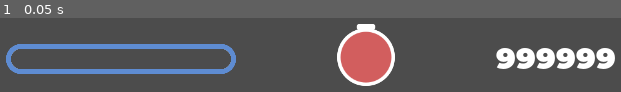
Above: before the commit, frame 1.
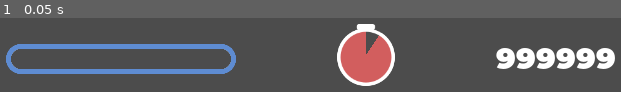
Above: after the commit, the same moment.

Repository: williamd1k0/untitled-glue-game
Game: Godot game, scene res://game/interface/Interface.tscn
The game is run twice, just before and just after one commit, with the same random seed, the same clock (stepped at 60 frames per second) and the same inputs. The project has no main scene, so this scene is started directly.
Inputs:
- Up to frame 1 (0.05 s): no input

The runs differ from the first frame. In frame 1, 0.4% of the frame differs, in the area x 58-62%, y 8-49%.

Commit message:
Add Game scene

Diff:
--- /dev/null
+++ b/game/Game.gd
@@ -0,0 +1,22 @@
+extends Node
+
+
+onready var interface = $InterfaceLayer/Interface
+var score = 0 setget set_score
+
+func _ready():
+	set_score(0)
+
+
+func set_score(value):
+	score = value
+	interface.set_score_text(score)
+
+
+func _on_Puzzle_piece_fit(piece_position, fit_score):
+	set_score(fit_score)
+	interface.create_pop_label(piece_position, fit_score)
+
+
+func _on_Time_finished():
+	get_tree().quit()
--- /dev/null
+++ b/game/Game.tscn
@@ -0,0 +1,104 @@
+[gd_scene load_steps=24 format=2]
+
+[ext_resource path="res://game/gameplay/Time.tres" type="Resource" id=1]
+[ext_resource path="res://devel/GameTime.gd" type="Script" id=2]
+[ext_resource path="res://game/gameplay/glue/GlueCharge.tres" type="Resource" id=3]
+[ext_resource path="res://game/interface/PopLabel.tscn" type="PackedScene" id=4]
+[ext_resource path="res://game/interface/Interface.gd" type="Script" id=5]
+[ext_resource path="res://game/interface/Interface.tscn" type="PackedScene" id=6]
+[ext_resource path="res://game/gameplay/grab-items/GrabItem.gd" type="Script" id=7]
+[ext_resource path="res://game/gameplay/glue/Glue.gd" type="Script" id=8]
+[ext_resource path="res://game/gameplay/GlueRecharge.gd" type="Script" id=9]
+[ext_resource path="res://game/gameplay/glue/GlueSpawner.gd" type="Script" id=10]
+[ext_resource path="res://game/gameplay/Puzzle.gd" type="Script" id=11]
+[ext_resource path="res://assets/textures/background.png" type="Texture" id=12]
+[ext_resource path="res://game/gameplay/glue/Glue.tscn" type="PackedScene" id=13]
+[ext_resource path="res://game/gameplay/GlueRecharge.tscn" type="PackedScene" id=14]
+[ext_resource path="res://game/puzzles/plate-1/Plate1Puzzle.tscn" type="PackedScene" id=15]
+[ext_resource path="res://game/gameplay/grab-items/Godot.tscn" type="PackedScene" id=16]
+[ext_resource path="res://game/gameplay/glue/GlueSpawner.tscn" type="PackedScene" id=17]
+[ext_resource path="res://game/gameplay/Hands.tscn" type="PackedScene" id=18]
+[ext_resource path="res://game/areas/Background.tscn" type="PackedScene" id=19]
+[ext_resource path="res://game/Game.gd" type="Script" id=20]
+
+[sub_resource type="PhysicsMaterial" id=1]
+bounce = 1.0
+
+[sub_resource type="PhysicsMaterial" id=2]
+bounce = 0.05
+
+[sub_resource type="PhysicsMaterial" id=3]
+bounce = 0.7
+
+[node name="Game" type="Node"]
+script = ExtResource( 20 )
+
+[node name="Time" type="Node" parent="."]
+script = ExtResource( 2 )
+time = ExtResource( 1 )
+
+[node name="GlueRecharger" type="Node" parent="." instance=ExtResource( 14 )]
+script = ExtResource( 9 )
+glue_charge = ExtResource( 3 )
+
+[node name="LevelLayer" type="CanvasLayer" parent="."]
+
+[node name="Level" type="Node2D" parent="LevelLayer"]
+
+[node name="Background" type="Sprite" parent="LevelLayer/Level" instance=ExtResource( 19 )]
+texture = ExtResource( 12 )
+centered = false
+
+[node name="Godot" type="RigidBody2D" parent="LevelLayer/Level" instance=ExtResource( 16 )]
+physics_material_override = SubResource( 1 )
+can_sleep = false
+script = ExtResource( 7 )
+
+[node name="Glue" type="RigidBody2D" parent="LevelLayer/Level" instance=ExtResource( 13 )]
+position = Vector2( 1115.66, -159.002 )
+physics_material_override = SubResource( 2 )
+can_sleep = false
+script = ExtResource( 8 )
+charge = ExtResource( 3 )
+
+[node name="Hands" type="Node2D" parent="LevelLayer/Level" instance=ExtResource( 18 )]
+z_index = 1
+
+[node name="Boundaries" type="StaticBody2D" parent="LevelLayer/Level"]
+physics_material_override = SubResource( 3 )
+__meta__ = {
+"_edit_lock_": true
+}
+
+[node name="CollisionPolygon2D" type="CollisionPolygon2D" parent="LevelLayer/Level/Boundaries"]
+polygon = PoolVector2Array( 0, 0, 0, 656, 1280, 656, 1280, 0, 1344, 0, 1344, 704, -64, 712, -64, 0 )
+
+[node name="Puzzle" type="Node2D" parent="LevelLayer/Level" instance=ExtResource( 15 )]
+script = ExtResource( 11 )
+__meta__ = {
+"_edit_horizontal_guides_": [ 609.725 ]
+}
+
+[node name="GlueSpawner" type="Position2D" parent="LevelLayer/Level" instance=ExtResource( 17 )]
+position = Vector2( 896, -64 )
+script = ExtResource( 10 )
+container_path = NodePath("..")
+glue_scene = ExtResource( 13 )
+glue_charge = ExtResource( 3 )
+
+[node name="InterfaceLayer" type="CanvasLayer" parent="."]
+layer = 2
+
+[node name="Interface" type="Control" parent="InterfaceLayer" instance=ExtResource( 6 )]
+anchor_right = 1.0
+anchor_bottom = 1.0
+mouse_filter = 2
+script = ExtResource( 5 )
+__meta__ = {
+"_edit_use_anchors_": false
+}
+glue_charge = ExtResource( 3 )
+time = ExtResource( 1 )
+pop_label_scene = ExtResource( 4 )
+[connection signal="finished" from="Time" to="." method="_on_Time_finished"]
+[connection signal="piece_fit" from="LevelLayer/Level/Puzzle" to="." method="_on_Puzzle_piece_fit"]
--- a/game/gameplay/Time.tres
+++ b/game/gameplay/Time.tres
@@ -4,4 +4,4 @@
 
 [resource]
 script = ExtResource( 1 )
-max_time = 10.0
+max_time = 90.0
--- a/game/interface/Interface.gd
+++ b/game/interface/Interface.gd
@@ -6,6 +6,7 @@
 
 onready var glue_bar = $GlueAmountBar
 onready var clock = $TimeProgressBar
+onready var score_label = $Label
 
 func _ready():
 	glue_bar.max_value = glue_charge.max_amount
@@ -30,3 +31,7 @@
 	pop_label.text = "%s" % label_text
 	add_child(pop_label)
 	pop_label.rect_position = label_position
+
+
+func set_score_text(text):
+	score_label.text = "%s" % text
--- a/project.godot
+++ b/project.godot
@@ -9,7 +9,7 @@
 config_version=4
 
 _global_script_classes=[ {
-"base": "Reference",
+"base": "RigidBody2D",
 "class": "GrabItem",
 "language": "GDScript",
 "path": "res://game/gameplay/grab-items/GrabItem.gd"
